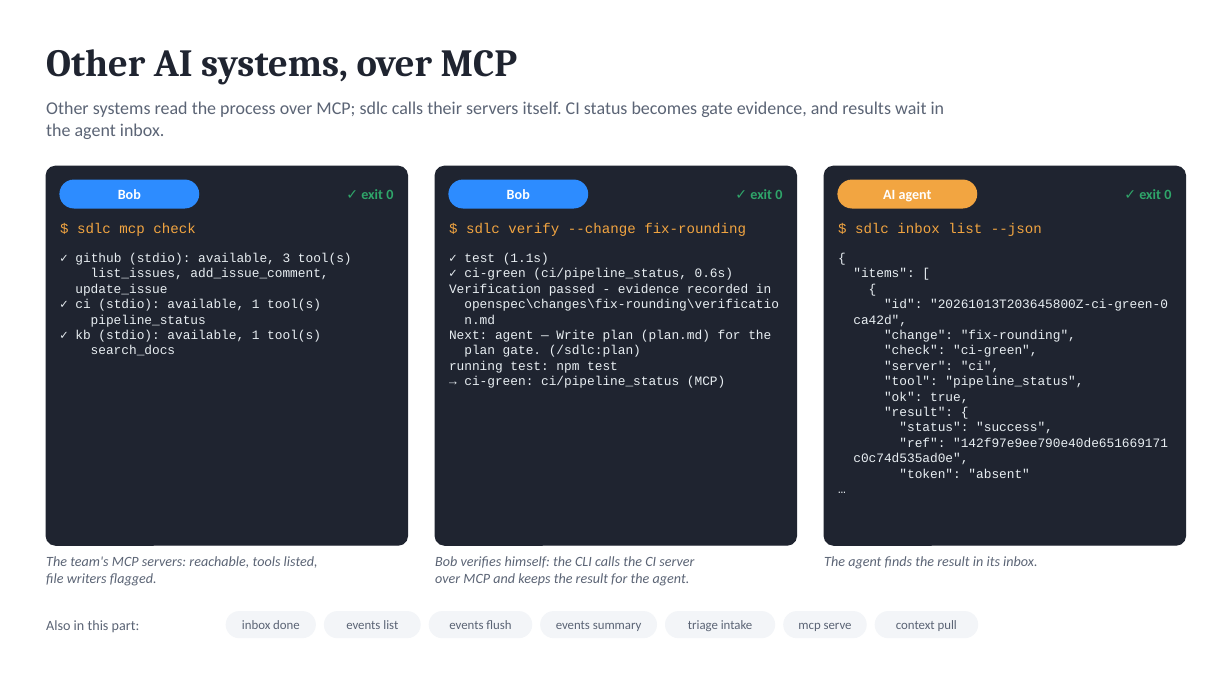
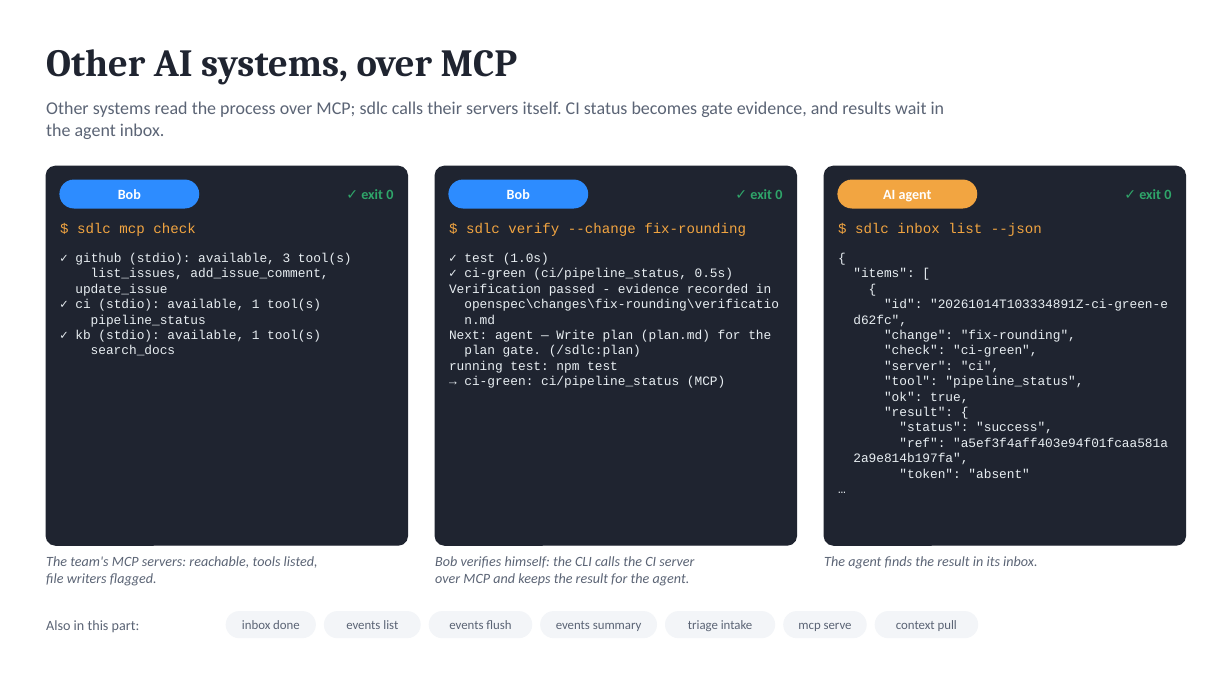
Before and after one commit to marin-ai-tech/sdlc, a slide deck: slide 19 of docs/demo/sdlc-calculator-demo.en.pptx. Drawn at 1232x693 pixels with LibreOffice and Linux fonts; fonts in the diff are those of the drawing. Boxes give left, top, right and bottom in pixels: in the first picture for what was removed or moved away, otherwise in the second. Text is boxed around its words. In the diff, an @@ line names an element or a change of style, - is before the commit and + after.

```diff
--- a/docs/demo/sdlc-calculator-demo.en.pptx
+++ b/docs/demo/sdlc-calculator-demo.en.pptx
@@ text at box(464, 253, 733, 280): text changed @@
-✓ test (1.1s)
-✓ ci-green (ci/pipeline_status, 0.6s)
+✓ test (1.0s)
+✓ ci-green (ci/pipeline_status, 0.5s)
@@ text at box(853, 299, 1168, 326): text changed @@
-"id": "20261013T203645800Z-ci-green-0
-ca42d",
+"id": "20261014T103334891Z-ci-green-e
+d62fc",
@@ text at box(853, 438, 1168, 464): text changed @@
-"ref": "142f97e9ee790e40de651669171
-c0c74d535ad0e",
+"ref": "a5ef3f4aff403e94f01fcaa581a
+2a9e814b197fa",
```
Also in this commit, not shown: 6 other slides changed, 47 other files.
